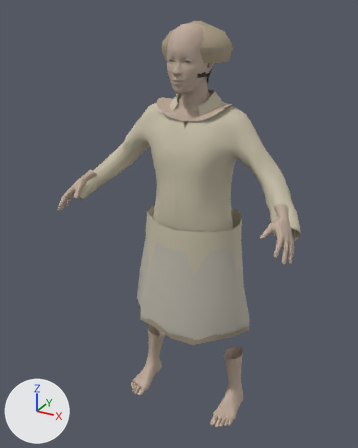
One commit to the Blender file WorkingAssets/NPCs/village_farmer/village_farmer_mpfb.blend: the scene before it, then after it.
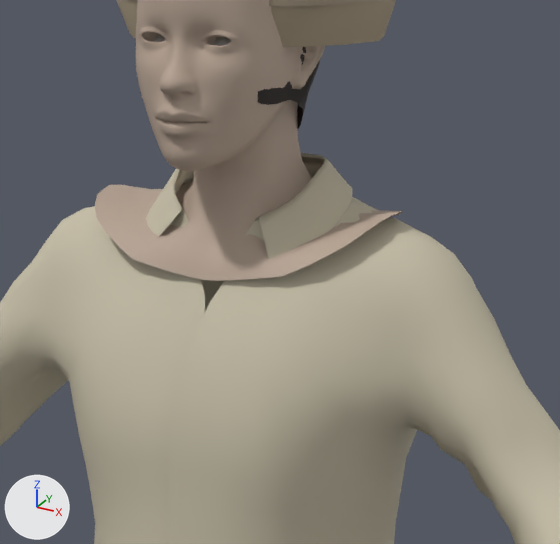
The first picture shows the older version from a 50 mm camera at (0.87, -1.721, 1.723) aimed at (-0.047, -0.055, 0.889). The close-ups show the older and then the newer version on the part from 37% to 76% of the width and 11% to 42% of the height of that picture. Only the edits that show in the close-ups are written down. Lighting does not change. The marker at lower left points along +X, +Y and +Z.

Objects in the first close-up: 'Farmer_hair', 'Fitted cotton upper base', 'Soft cotton head wrap', 'village_farmer_MakeHuman_body' and 2 more.
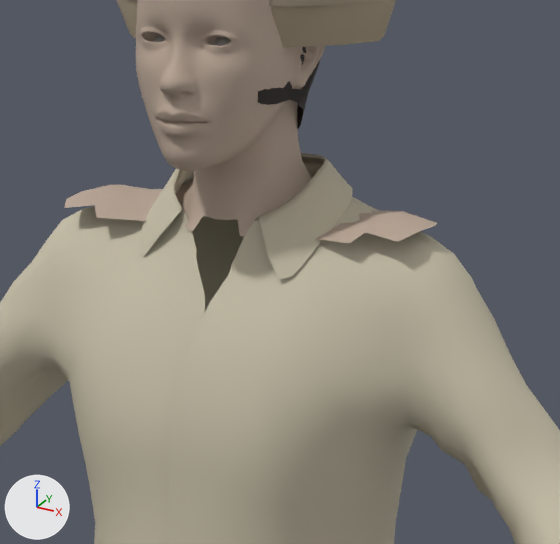
Boxes [x1, y1, x2, y2] around the edits, measured in the close-ups (560 x 544 px):
'village_farmer_MakeHuman_body', modifiers changed
    before: [95, 0, 403, 281]
    after: [64, 0, 437, 243]

Diff of the bpy script that builds the scene:
```diff
--- a/WorkingAssets/NPCs/village_farmer/village_farmer_mpfb.blend.py
+++ b/WorkingAssets/NPCs/village_farmer/village_farmer_mpfb.blend.py
@@ ob_village_farmer_makehuman_body @@
 _m = ob_village_farmer_makehuman_body.modifiers.new('Hide helpers', 'MASK')
 _m.vertex_group = 'body'
-_m = ob_village_farmer_makehuman_body.modifiers.new('Delete.male_casualsuit03', 'MASK')
-_m.vertex_group = 'Delete.male_casualsuit03'
-_m.invert_vertex_group = True
+_m = ob_village_farmer_makehuman_body.modifiers.new('Hide skin beneath period cloth', 'MASK')
+_m.vertex_group = 'Visible period skin'
```
